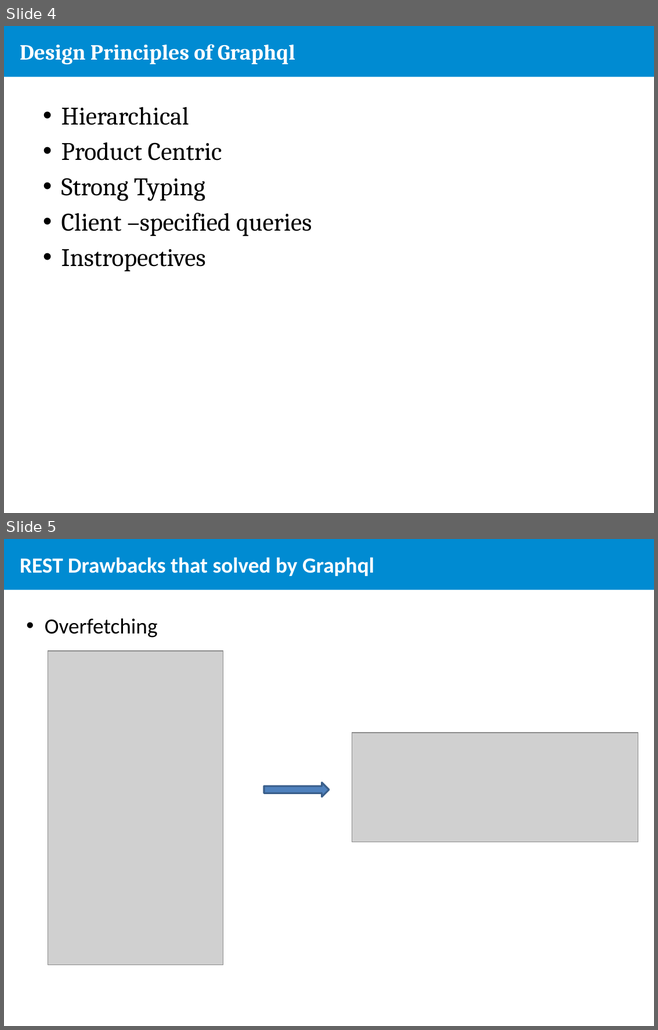
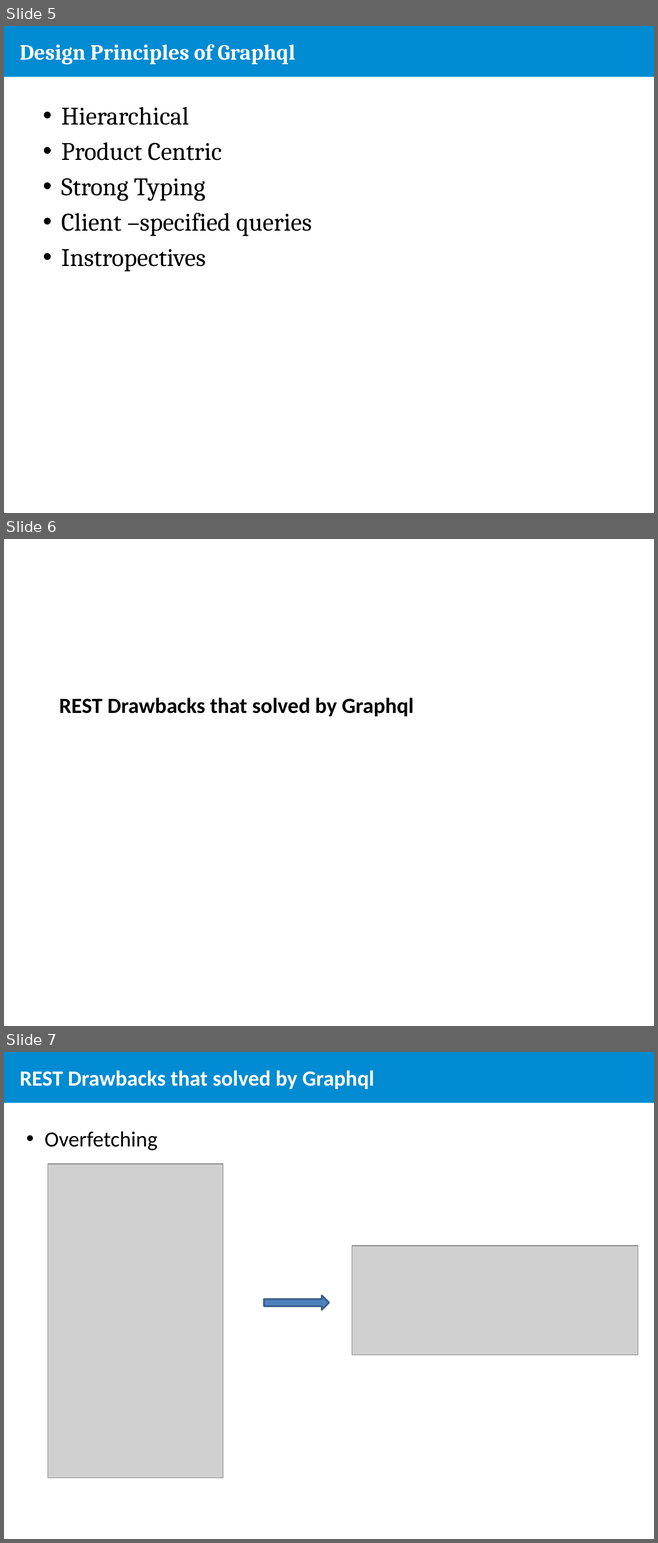
Before and after one commit to ElviraPratiwi/demoGraphql, a slide deck: Learn Graphql.pptx. Shown one above the other, each under a label of ours: slides 4 and 5 before the commit, slides 5, 6 and 7 after it. The pictures are 658x1030 and 658x1543 pixels, drawn with LibreOffice and Linux fonts; fonts in the diff are those of the drawing; grey boxes stand for pictures; background and template pictures are left out. Boxes give left, top, right and bottom in pixels: in the first picture for what was removed or moved away, otherwise in the second. Text is boxed around its words. In the diff, an @@ line names an element or a change of style, - is before the commit and + after.

```diff
--- a/Learn Graphql.pptx
+++ b/Learn Graphql.pptx
@@ slide 6 added at [4, 539, 654, 1026], background #FFFFFF; not listed: 1 template element that a slide beside it also shows @@
@@ rectangle added at [4, 539, 654, 821], fill #FFFFFF @@
@@ title added at [59, 697, 413, 716], 24 pt, text #000000, bold @@
+REST Drawbacks that solved by Graphql
@@ what was slide 4 is now slide 5 @@
@@ what was slide 5 is now slide 7 @@
```
Also in this commit, not shown: 4 slides changed, 4 other slides added, 15 other files.
